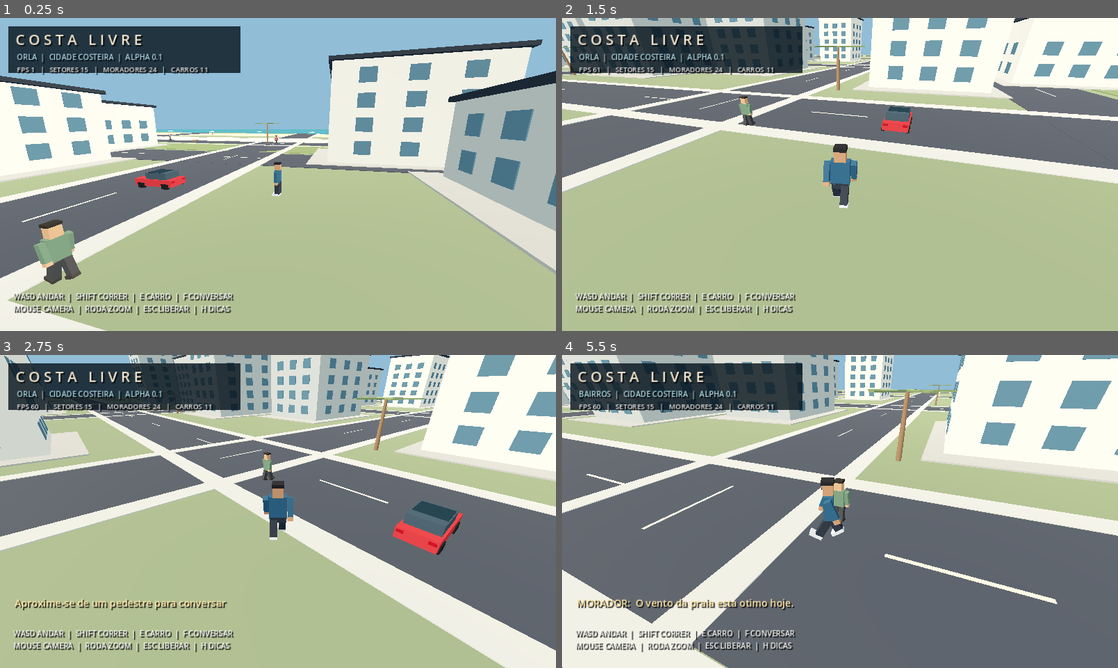
Above: before the commit, frames 1-4 (two rows, left to right).
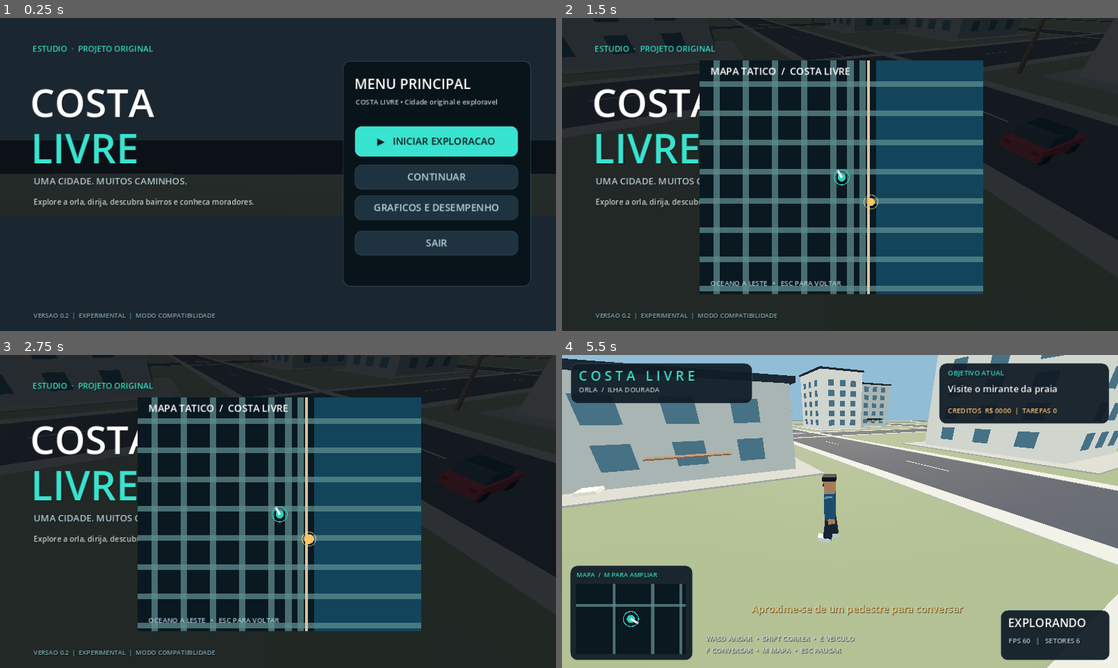
Above: after the commit, the same moments.

Repository: vfeitosades-dot/joguinho3D
Game: Godot game, scene res://main.tscn
The game is run twice, just before and just after one commit, with the same random seed, the same clock (stepped at 60 frames per second) and the same inputs.
Inputs (mouse positions are in pixels of both pictures, inside the frame that each line leads up to):
- Up to frame 1 (0.25 s): no input
- Up to frame 2 (1.5 s): click (995, 140) at 0.5 s, where only the run after the commit has a clickable "▶ INICIAR EXPLORACAO"; tap Enter at 1.25 s; move the mouse to (867, 174) at 1.27 s; hold W from 1.28 s (still down); tap M at 1.35 s; click (867, 174) at 1.42 s
- Up to frame 3 (2.75 s): keep holding W; tap Space at 1.52, 2.27 s; tap E at 1.55, 2, 2.1 s; move the mouse to (250, 511) at 2.02 s; click (250, 511) at 2.17 s; tap F at 2.3 s
- Up to frame 4 (5.5 s): move the mouse to (851, 505) at 2.77 s; tap F at 2.85, 5.3 s; click (851, 505) at 2.92 s; tap H at 3.05, 3.6 s; move the mouse to (834, 517) at 3.52 s; click (834, 517) at 3.67 s; tap Space at 3.77, 4.52, 5.27 s; tap M at 3.8, 4.35 s; move the mouse to (878, 514) at 4.27 s; click (878, 514) at 4.42 s; tap E at 4.55, 5, 5.1 s; tap Escape at 4.9 s; move the mouse to (673, 464) at 5.02 s; release W at 5.03 s; hold A from 5.03 s (still down); click (673, 464) at 5.17 s

The runs differ from the first frame. In frame 1, 94% of the frame differs, in the area x 0-100%, y 0-100%; in frame 2, 96%; in frame 3, 95%; in frame 4, 93%.

Commit message:
feat: integrate modern UI, missions, rich coastal props into Costa Livre 0.2

Diff:
--- a/COSTA_LIVRE_GODOT/scripts/main.gd
+++ b/COSTA_LIVRE_GODOT/scripts/main.gd
@@ -3,6 +3,9 @@
 const PlayerScript = preload("res://scripts/player.gd")
 const CarScript = preload("res://scripts/car.gd")
 const NpcScript = preload("res://scripts/npc.gd")
+const UIScript = preload("res://scripts/game_ui.gd")
+const MissionScript = preload("res://scripts/missions.gd")
+const CityDetailsScript = preload("res://scripts/city_details.gd")
 
 const STREET_STEP := 70.0
 const MAP_END := 350.0
@@ -34,6 +37,10 @@
 var seed_base := 12027
 var region_name := "CENTRO"
 var materials: Dictionary = {}
+var ui
+var missions
+var city_props
+var chunk_radius := 1
 
 func _ready() -> void:
  randomize()
@@ -47,9 +54,14 @@
  _spawn_player()
  _spawn_vehicles()
  _spawn_people()
+ city_props=CityDetailsScript.new()
+ add_child(city_props)
+ city_props.construct(self)
+ missions=MissionScript.new()
+ missions.game=self
+ add_child(missions)
  _make_hud()
  _stream_blocks(true)
- Input.mouse_mode=Input.MOUSE_MODE_CAPTURED
 
 func _setup_mats() -> void:
  for key in ["park","road","roadline","sidewalk","sand","sea","grass","concrete","white","wood","glass","shadow","black"]:
@@ -281,8 +293,8 @@
  var ix=int(floor((center.x+35.0)/STREET_STEP))
  var iz=int(floor((center.z+35.0)/STREET_STEP))
  var needed:Dictionary={}
- for x in range(ix-2,ix+3):
-  for z in range(iz-2,iz+3):
+ for x in range(ix-chunk_radius,ix+chunk_radius+1):
+  for z in range(iz-chunk_radius,iz+chunk_radius+1):
    if x < -4 or x > 3 or z < -4 or z > 3:continue
    var key="%d_%d"%[x,z]
    needed[key]=true
@@ -332,6 +344,8 @@
    if not _asset("city-kit-suburban",model2,building,Vector3.ZERO,11.0):
     _fallback_building(building,width-2,depth-3,height*.55,rng)
   _static_box(building,Vector3(width-3,height*.8,depth-3),Vector3(0,height*.4,0))
+  if city_props!=null:
+   city_props.decorate_lot(parent,Vector3(lot_x,.2,lot_z),width,depth,commerce,absi(ix*47+iz*23+j))
  if rng.randf()<.72:
   var tree_name="tree-large" if rng.randf()<.45 else "tree-small"
   if not _asset("city-kit-suburban",tree_name,parent,Vector3(x-25,.13,z+21),5.5):
@@ -354,18 +368,9 @@
     _box(parent,Vector3(.08,1.95,2.3),Vector3(zz*(w*.5+.055),window_h,float(xx)*d*.28),"glass")
 
 func _make_hud() -> void:
- var canvas:=CanvasLayer.new()
- add_child(canvas)
- var titlebox:=ColorRect.new()
- titlebox.color=Color(0.035,0.085,0.12,.82)
- titlebox.position=Vector2(15,14)
- titlebox.size=Vector2(400,81)
- canvas.add_child(titlebox)
- hud_title=_label(canvas,"C O S T A   L I V R E",Vector2(27,19),25,Color("f4e9d2"))
- hud_area=_label(canvas,"CENTRO  |  SOL E BRISA  |  ILHA DOURADA",Vector2(29,58),13,Color("abdae7"))
- hud_fps=_label(canvas,"",Vector2(29,80),12,Color("e6e6e6"))
- hud_hint=_label(canvas,"WASD ANDAR  |  SHIFT CORRER  |  E CARRO  |  F CONVERSAR\nMOUSE CAMERA  |  RODA ZOOM  |  ESC LIBERAR  |  H DICAS",Vector2(23,471),13,Color("f3f5f1"))
- hud_chat=_label(canvas,"",Vector2(25,416),17,Color("ffe7aa"))
+ ui=UIScript.new()
+ ui.game=self
+ add_child(ui)
 
 func _label(parent:Node,text_value:String,pos:Vector2,font_size:int,color:Color) -> Label:
  var label:=Label.new()
@@ -380,26 +385,24 @@
  return label
 
 func _input(event:InputEvent) -> void:
+ if ui!=null and ui.blocks_game_input(): return
  if event is InputEventMouseMotion and Input.mouse_mode==Input.MOUSE_MODE_CAPTURED:
   mouse_yaw-=event.relative.x*.004
   mouse_pitch=clampf(mouse_pitch+event.relative.y*.003,-.08,.82)
  elif event is InputEventMouseButton:
-  if event.button_index==MOUSE_BUTTON_LEFT and event.pressed:
-   Input.mouse_mode=Input.MOUSE_MODE_CAPTURED
-  if event.button_index==MOUSE_BUTTON_WHEEL_UP and event.pressed:
-   camera_dist=maxf(3.5,camera_dist-.7)
-  if event.button_index==MOUSE_BUTTON_WHEEL_DOWN and event.pressed:
-   camera_dist=minf(15.0,camera_dist+.7)
+  if event.button_index==MOUSE_BUTTON_LEFT and event.pressed: Input.mouse_mode=Input.MOUSE_MODE_CAPTURED
+  if event.button_index==MOUSE_BUTTON_WHEEL_UP and event.pressed: camera_dist=maxf(3.5,camera_dist-.7)
+  if event.button_index==MOUSE_BUTTON_WHEEL_DOWN and event.pressed: camera_dist=minf(15.0,camera_dist+.7)
  if event is InputEventKey and event.pressed and not event.echo:
   if event.keycode==KEY_ESCAPE:
-   Input.mouse_mode=Input.MOUSE_MODE_VISIBLE if Input.mouse_mode==Input.MOUSE_MODE_CAPTURED else Input.MOUSE_MODE_CAPTURED
-  elif event.keycode==KEY_E:
-   _toggle_car()
-  elif event.keycode==KEY_F:
-   _talk_to_citizen()
-  elif event.keycode==KEY_H:
-   debug_hints=not debug_hints
-   hud_hint.visible=debug_hints
+   ui.toggle_pause()
+   get_viewport().set_input_as_handled()
+  elif event.keycode==KEY_M:
+   ui.toggle_map()
+   get_viewport().set_input_as_handled()
+  elif event.keycode==KEY_E: _toggle_car()
+  elif event.keycode==KEY_F: _talk_to_citizen()
+  elif event.keycode==KEY_H: ui.show_help=not ui.show_help
 
 func _toggle_car() -> void:
  if player_car!=null:
@@ -423,6 +426,7 @@
   player_car=nearest
   player_car.is_driven=true
   player.set_in_vehicle(true)
+  if missions!=null: missions.on_enter_car()
   _message("DIRIGINDO  |  WASD mover  |  Espaco frear  |  E sair")
  else:
   _message("Aproxime-se de um carro estacionado e aperte E")
@@ -439,12 +443,12 @@
    chosen=p
  if chosen!=null:
   _message("MORADOR:  "+chosen.speak())
+  if missions!=null: missions.on_talk()
  else:
   _message("Aproxime-se de um pedestre para conversar")
 
 func _message(msg:String) -> void:
- hud_chat.text=msg
- chat_timer=5.5
+ if ui!=null: ui.notify(msg)
 
 func _process(delta:float) -> void:
  elapsed+=delta
@@ -469,10 +473,7 @@
   region_name="BAIRROS"
  else:
   region_name="CENTRO"
- hud_area.text="%s  |  CIDADE COSTEIRA  |  ALPHA 0.1"%region_name
- hud_fps.text="FPS %d   |   SETORES %d   |   MORADORES %d   |   CARROS %d"%[int(Engine.get_frames_per_second()),active_chunks.size(),people.size(),cars.size()]
- if chat_timer>0:
-  chat_timer-=delta
-  if chat_timer<=0:hud_chat.text=""
+ if ui!=null:
+  ui.update_hud(region_name,int(Engine.get_frames_per_second()),active_chunks.size(),player_car.speed if player_car!=null else 0.0)
  if water!=null:
   water.position.y=-.18+sin(elapsed*.7)*.012
